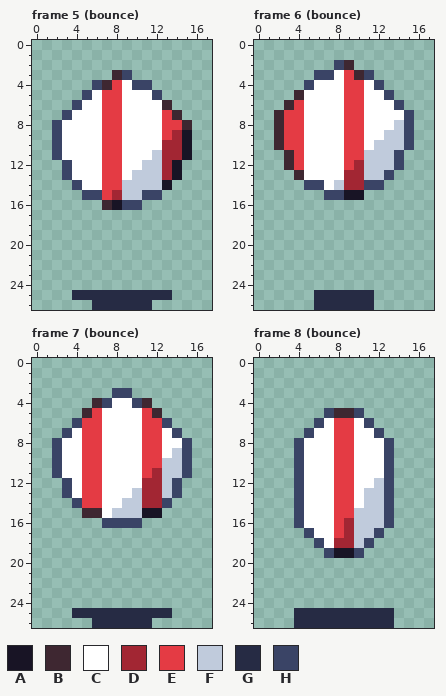
Two versions of one pixel-art file, art/hazards/ball-bounce@75.aseprite. That is the earlier state.
18x27 pixels, 8 frames. Shown: frame 5 (bounce), frame 6 (bounce), frame 7 (bounce), frame 8 (bounce). The commit also changed other frames, which this record leaves out.
Palette (. is transparent): A #181425  B #3e2731  C #ffffff  D #a22633  E #e43b44  F #c0cbdc  G #262b44  H #3a4466
Pixels before, frame 5 (bounce), first column x 2:
 3 ......BH......
 4 ....HBECHH....
 5 ...HCEECCCH...
 6 ..HCCEECCCCB..
 7 .HCCCEECCCCEB.
 8 HCCCCEECCCCEEB
 9 HCCCCEECCCCEDA
10 HCCCCEECCCCDDA
11 HCCCCEECCCFDDA
12 .HCCCEECCFFDA.
13 .HCCCEECFFFDA.
14 ..HCCEEFFFFA..
15 ...HHEDFFHH...
16 .....BAHH.....
17 ..............
18 ..............
19 ..............
20 ..............
21 ..............
22 ..............
23 ..............
24 ..............
25 ..GGGGGGGGGG..
26 ....GGGGGG....
Pixels before, frame 6 (bounce), first column x 2:
 2 ......HB......
 3 ....HHCEBH....
 4 ...HCCCEECH...
 5 ..BCCCCEECCH..
 6 .BECCCCEECCCH.
 7 BEECCCCEECCCCH
 8 BEECCCCEECCCFH
 9 BEECCCCEECCFFH
10 BEECCCCEECFFFH
11 .BECCCCEEFFFH.
12 .BECCCCEDFFFH.
13 ..BCCCCDDFFH..
14 ...HHCFDDHH...
15 .....HHAA.....
16 ..............
17 ..............
18 ..............
19 ..............
20 ..............
21 ..............
22 ..............
23 ..............
24 ..............
25 ....GGGGGG....
26 ....GGGGGG....
Pixels before, frame 7 (bounce), first column x 2:
 3 ......HH......
 4 ....BHCCHB....
 5 ...BECCCCEB...
 6 ..HEECCCCEEH..
 7 .HCEECCCCEECH.
 8 HCCEECCCCEECCH
 9 HCCEECCCCEECFH
10 HCCEECCCCEEFFH
11 HCCEECCCCEDFFH
12 .HCEECCCCDDFH.
13 .HCEECCCFDDFH.
14 ..HEECCFFDDH..
15 ...BBCFFFAA...
16 .....HHHH.....
17 ..............
18 ..............
19 ..............
20 ..............
21 ..............
22 ..............
23 ..............
24 ..............
25 ..GGGGGGGGGG..
26 ....GGGGGG....
Pixels before, frame 8 (bounce), first column x 4:
 5 ...HBBH...
 6 ..HCEECH..
 7 .HCCEECCH.
 8 HCCCEECCCH
 9 HCCCEECCCH
10 HCCCEECCCH
11 HCCCEECCCH
12 HCCCEECCFH
13 HCCCEECFFH
14 HCCCEECFFH
15 HCCCEEFFFH
16 HCCCEDFFFH
17 .HCCEDFFH.
18 ..HCDDFH..
19 ...HAAH...
20 ..........
21 ..........
22 ..........
23 ..........
24 ..........
25 GGGGGGGGGG
26 GGGGGGGGGG
After the commit:
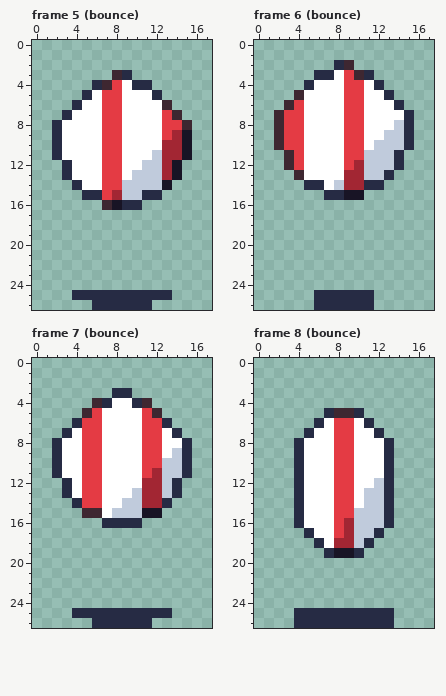
Changes in this commit:
Frame 5 (bounce):
y 3: x 9 H -> G
y 4: x 6 H -> G; x 10..11 HH -> GG
y 5: x 5 H -> G; x 12 H -> G
y 6: x 4 H -> G
y 7: x 3 H -> G
y 8..11: x 2 H -> G
y 12..13: x 3 H -> G
y 14: x 4 H -> G
y 15: x 5..6 HH -> GG; x 11..12 HH -> GG
y 16: x 9..10 HH -> GG
Frame 6 (bounce):
y 2: x 8 H -> G
y 3: x 6..7 HH -> GG; x 11 H -> G
y 4: x 5 H -> G; x 12 H -> G
y 5: x 13 H -> G
y 6: x 14 H -> G
y 7..10: x 15 H -> G
y 11..12: x 14 H -> G
y 13: x 13 H -> G
y 14: x 5..6 HH -> GG; x 11..12 HH -> GG
y 15: x 7..8 HH -> GG
Frame 7 (bounce):
y 3: x 8..9 HH -> GG
y 4: x 7 H -> G; x 10 H -> G
y 6: x 4 H -> G; x 13 H -> G
y 7: x 3 H -> G; x 14 H -> G
y 8..11: x 2 H -> G; x 15 H -> G
y 12..13: x 3 H -> G; x 14 H -> G
y 14: x 4 H -> G; x 13 H -> G
y 16: x 7..10 HHHH -> GGGG
Frame 8 (bounce):
y 5: x 7 H -> G; x 10 H -> G
y 6: x 6 H -> G; x 11 H -> G
y 7: x 5 H -> G; x 12 H -> G
y 8..16: x 4 H -> G; x 13 H -> G
y 17: x 5 H -> G; x 12 H -> G
y 18: x 6 H -> G; x 11 H -> G
y 19: x 7 H -> G; x 10 H -> G
Pixel boxes of the changes (left, top, right, bottom) in both pictures:
changed: (52, 70, 162, 210)
changed: (304, 60, 414, 200)
changed: (52, 388, 192, 528)
changed: (294, 408, 394, 558)
